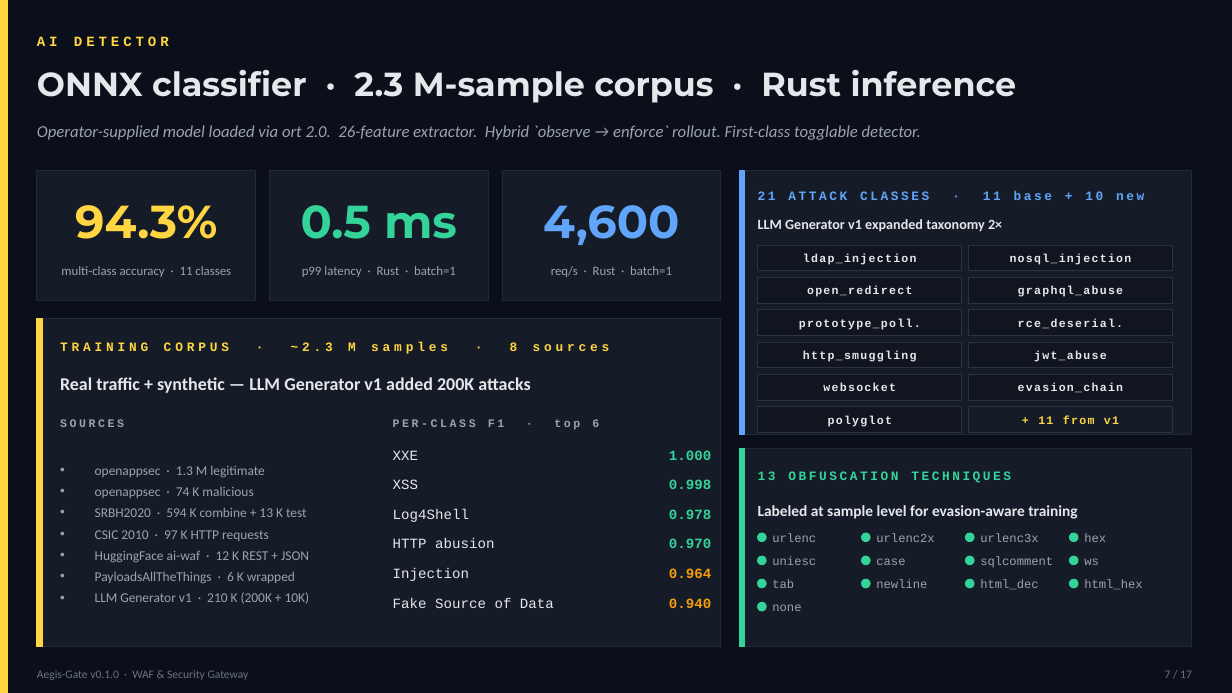
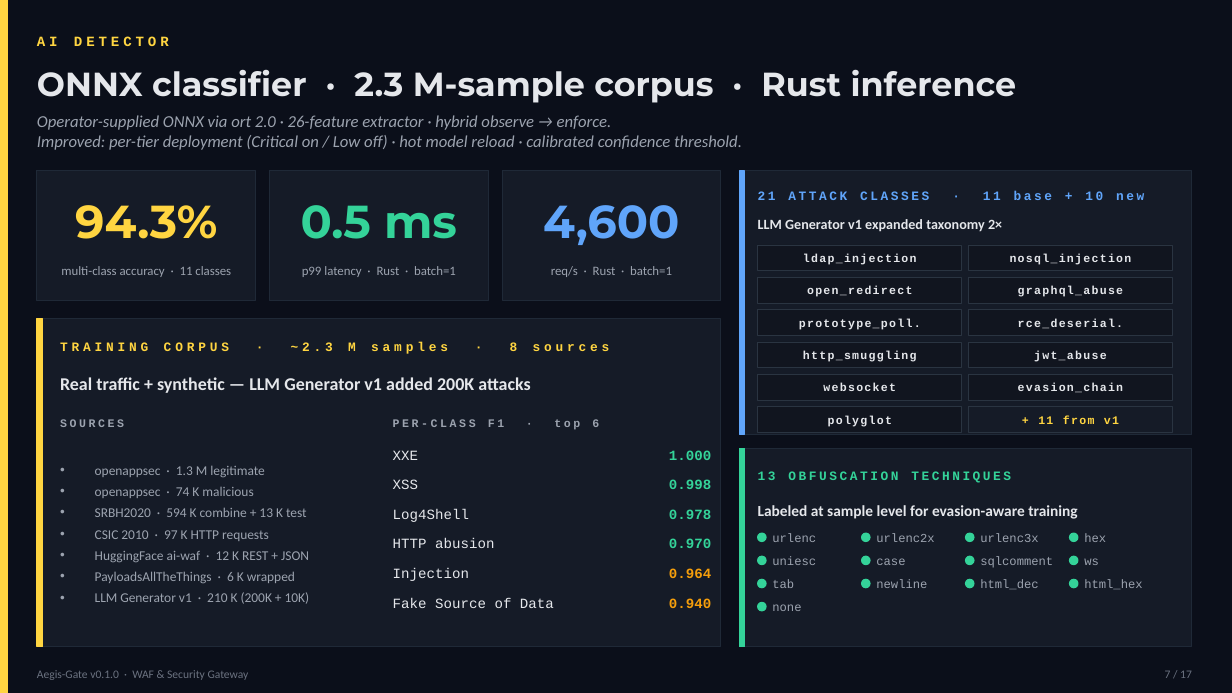
Before and after one commit to nico-aie/aegis-gate, a slide deck: slide 7 of Aegis-Gate-Presentation.pptx. Drawn at 1232x693 pixels with LibreOffice and Linux fonts; fonts in the diff are those of the drawing. Boxes give left, top, right and bottom in pixels: in the first picture for what was removed or moved away, otherwise in the second. Text is boxed around its words. In the diff, an @@ line names an element or a change of style, - is before the commit and + after.

```diff
--- a/Aegis-Gate-Presentation.pptx
+++ b/Aegis-Gate-Presentation.pptx
@@ text at <box>37,115,742,150</box>: text changed @@
-Operator-supplied model loaded via ort 2.0. 26-feature extractor. Hybrid `observe → enforce` rollout. First-class togglable detector.
+Operator-supplied ONNX via ort 2.0 · 26-feature extractor · hybrid observe → enforce.
+Improved: per-tier deployment (Critical on / Low off) · hot model reload · calibrated confidence threshold.
```
Also in this commit, not shown: 7 other slides changed.
